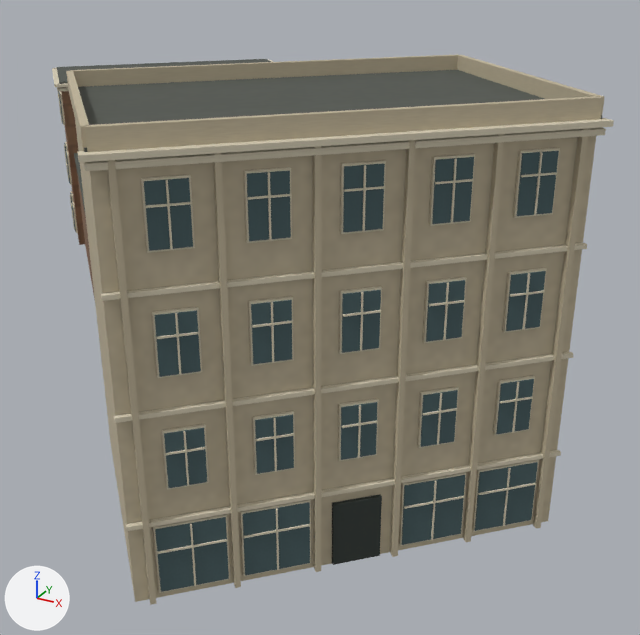
One commit to the Blender file site/landmarks/bijbank-boompjes/model.blend: the scene before it, then after it.
Both versions are drawn from a 50 mm camera at (34.4, -49.0, 26.3) aimed at (7.5, -0.1, 1.8). Lighting does not change. The marker at lower left points along +X, +Y and +Z. The older version comes first.

Names of what the first picture shows: 'bijbank-boompjes-0', 'bijbank-boompjes-1', 'bijbank-boompjes-2', 'bijbank-boompjes-3', 'bijbank-boompjes-4', 'bijbank-boompjes-5'.
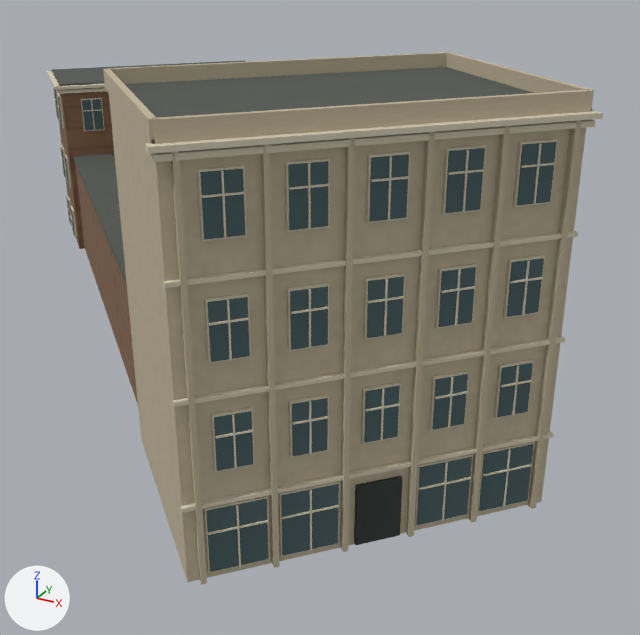
Pixel boxes (x1, y1, x2, y2) of what changed, in the pictures (640 x 635 px; the box of a moved part takes in the faces that stretch with it):
'bijbank-boompjes-0', reshaped (9% narrower): before (66, 54, 604, 605); after (103, 52, 594, 585)
'bijbank-boompjes-3', reshaped: before (58, 91, 559, 592); after (54, 89, 557, 572)
'bijbank-boompjes-2', reshaped: before (52, 60, 614, 593); after (47, 61, 603, 573)
'bijbank-boompjes-1', reshaped: before (57, 59, 602, 216); after (52, 60, 592, 285)
'bijbank-boompjes-5', reshaped: before (61, 87, 95, 299); after (59, 87, 138, 404)
'bijbank-boompjes-4', rescaled: before (332, 494, 382, 565); after (354, 476, 403, 545)
part 3 of me_bijbank_boompjes_2, moved or reshaped (not visible before): after (237, 506, 239, 547)
part 4 of me_bijbank_boompjes_2, moved or reshaped (not visible before): after (238, 509, 241, 567)
part 5 of me_bijbank_boompjes_2, moved or reshaped (not visible before): after (279, 494, 280, 534)
part 6 of me_bijbank_boompjes_2, moved or reshaped (not visible afterwards): before (276, 510, 278, 569)
part 7 of me_bijbank_boompjes_2, deleted: before (52, 60, 614, 587)
part 8 of me_bijbank_boompjes_2, added (mostly hidden): after (47, 61, 248, 237)
part 9 of me_bijbank_boompjes_2, cut back: before (153, 499, 311, 593); after (145, 110, 603, 573)
part 10 of me_bijbank_boompjes_3, moved or reshaped: before (402, 492, 405, 538); after (417, 479, 420, 520)
part 11 of me_bijbank_boompjes_3, moved or reshaped: before (262, 414, 293, 420); after (222, 411, 252, 417)
part 12 of me_bijbank_boompjes_3, moved or reshaped: before (255, 415, 293, 473); after (214, 412, 251, 470)
part 13 of me_bijbank_boompjes_3, moved or reshaped: before (257, 416, 294, 474); after (217, 412, 253, 471)
part 14 of me_bijbank_boompjes_3, deleted: before (58, 91, 559, 587)
part 15 of me_bijbank_boompjes_3, cut back (mostly hidden): after (54, 89, 104, 236)
part 16 of me_bijbank_boompjes_3, cut back: before (155, 502, 310, 592); after (200, 142, 557, 572)

Edits to the bpy script that builds the scene:
```text
Change me_bijbank_boompjes_0:
    remove me_bijbank_boompjes_0.from_pydata(...)  # 396 vertices, 132 faces; spans x 4.1..27.2, y -27.0..-3.8, z 0.3..20.3
    add me_bijbank_boompjes_0.from_pydata(...)  # 396 vertices, 132 faces; spans x 5.2..26.5, y -25.0..-3.2, z 0.3..20.3
    me_bijbank_boompjes_0 part 1: the whole mesh is multiplied about the mesh origin by the matrix ((0.937, -0.076, 0.0), (0.019, 0.933, 0.0), (0.0, 0.0, 1.0))
Change me_bijbank_boompjes_1:
    remove me_bijbank_boompjes_1.from_pydata(...)  # 108 vertices, 36 faces; spans x -27.3..27.3, y -27.1..27.1, z 8.4..19.6
    add me_bijbank_boompjes_1.from_pydata(...)  # 108 vertices, 36 faces; spans x -26.6..26.5, y -25.0..25.1, z 8.4..19.6
    me_bijbank_boompjes_1 part 2: the whole mesh is multiplied about its middle by the matrix ((0.937, -0.075, 0.0), (0.02, 0.934, 0.0), (0.0, 0.0, 1.0))
Change me_bijbank_boompjes_2:
    remove me_bijbank_boompjes_2.from_pydata(...)  # 6948 vertices, 2316 faces; spans x -27.8..27.8, y -27.6..27.6, z 0.7..19.5
    add me_bijbank_boompjes_2.from_pydata(...)  # 6624 vertices, 2208 faces; spans x -27.0..27.0, y -25.5..25.5, z 0.7..19.5
    me_bijbank_boompjes_2 part 3: the loose piece of 3 vertices spanning x 16.3..16.4, y -24.2..-24.1, z 0.7..4.1 is moved by (0.0, 0.8, 0.0)
    me_bijbank_boompjes_2 part 4: the loose piece of 3 vertices spanning x 17.9..18.0, y -22.8, z 0.8..4.0 is moved by (-1.5, -0.6, 0.0)
    me_bijbank_boompjes_2 part 5: the loose piece of 3 vertices spanning x 17.9..18.0, y -22.8..-22.7, z 0.8..4.0 is moved by (-0.5, 0.9, 0.0)
    me_bijbank_boompjes_2 part 6: the loose piece of 3 vertices spanning x 18.0, y -22.8, z 0.8..4.0 is moved by (0.6, 1.9, 0.0)
    me_bijbank_boompjes_2 part 7: 2270 loose pieces with 6810 vertices, spanning x -27.8..27.8, y -27.6..27.6, z 0.7..19.5, are deleted
    me_bijbank_boompjes_2 part 8: 4392 vertices added at x -27.0..-7.5, y 5.3..25.5, z 0.9..14.5
    me_bijbank_boompjes_2 part 9: 72 vertices removed from x 14.2..19.0, y -26.4..-21.5, z 0.7..4.1; 2166 vertices added at x 14.4..27.0, y -25.5..-11.4, z 0.7..19.5
    other edits to the shape of me_bijbank_boompjes_2 do not show in these pictures
Change me_bijbank_boompjes_3:
    remove me_bijbank_boompjes_3.from_pydata(...)  # 2160 vertices, 720 faces; spans x -26.1..26.5, y -26.3..25.9, z 0.8..18.4
    add me_bijbank_boompjes_3.from_pydata(...)  # 2052 vertices, 684 faces; spans x -25.3..25.9, y -24.3..23.9, z 0.8..18.4
    me_bijbank_boompjes_3 part 10: the loose piece of 3 vertices spanning x 21.9..22.0, y -18.6, z 0.8..4.0 is moved by (0.0, 1.7, 0.0)
    me_bijbank_boompjes_3 part 11: the loose piece of 3 vertices spanning x 17.4..18.5, y -23.3..-22.1, z 8.4 is moved by (-1.6, -0.6, 0.0)
    me_bijbank_boompjes_3 part 12: the loose piece of 3 vertices spanning x 17.4..18.5, y -23.3..-22.2, z 5.8..8.4 is moved by (-1.6, -0.6, 0.0)
    me_bijbank_boompjes_3 part 13: the loose piece of 3 vertices spanning x 17.4..18.5, y -23.3..-22.2, z 5.8..8.4 is moved by (-1.6, -0.6, 0.0)
    me_bijbank_boompjes_3 part 14: 680 loose pieces with 2040 vertices, spanning x -26.1..26.5, y -26.3..25.9, z 0.8..18.4, are deleted
    me_bijbank_boompjes_3 part 15: 3 vertices removed from x -18.4..-17.3, y 22.1..23.2, z 10.7..13.2; 1368 vertices added at x -25.3..-9.0, y 6.9..23.9, z 1.0..13.2
    me_bijbank_boompjes_3 part 16: 45 vertices removed from x 14.3..18.9, y -26.3..-21.7, z 0.8..4.0; 612 vertices added at x 15.4..25.9, y -24.3..-12.5, z 0.8..18.4
    other edits to the shape of me_bijbank_boompjes_3 do not show in these pictures
Change me_bijbank_boompjes_4:
    remove me_bijbank_boompjes_4.from_pydata(...)  # 72 vertices, 24 faces; spans x -14.6..21.2, y -21.0..14.4, z 0.5..3.6
    add me_bijbank_boompjes_4.from_pydata(...)  # 72 vertices, 24 faces; spans x -14.7..21.4, y -19.3..13.3, z 0.5..3.6
    me_bijbank_boompjes_4 part 17: the whole mesh is turned 2.9 degrees about the z axis through its middle and scaled by 0.965, then moved by (0.0, 0.3, 0.0)
Change me_bijbank_boompjes_5:
    remove me_bijbank_boompjes_5.from_pydata(...)  # 72 vertices, 24 faces; spans x -27.2..17.5, y -17.5..27.0, z 0.3..14.4
    add me_bijbank_boompjes_5.from_pydata(...)  # 72 vertices, 24 faces; spans x -26.4..16.8, y -16.2..24.9, z 0.3..14.4
    me_bijbank_boompjes_5 part 18: the whole mesh is multiplied about the mesh origin by the matrix ((0.937, -0.075, 0.0), (0.019, 0.933, 0.0), (0.0, 0.0, 1.0))
```
